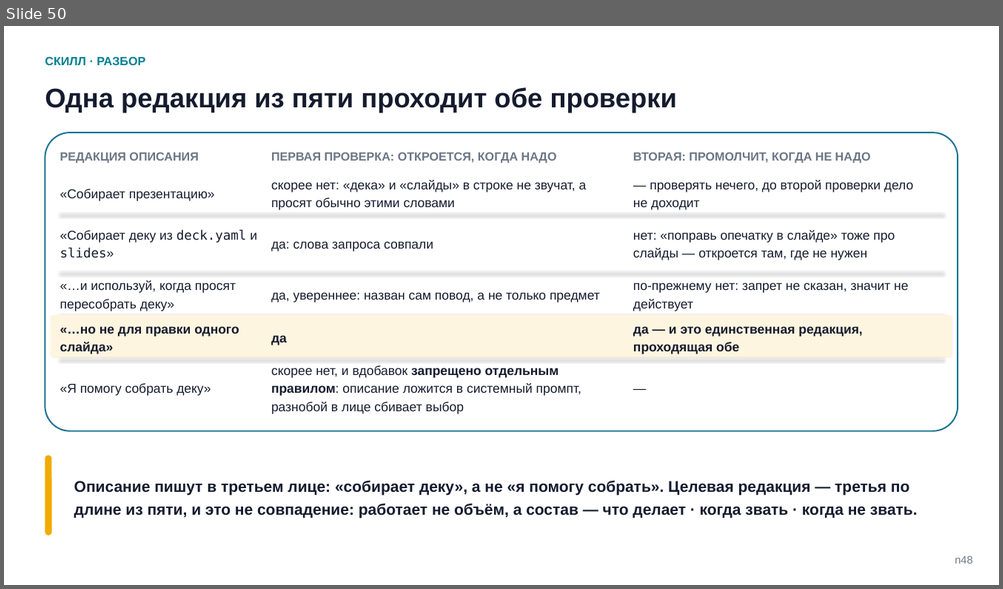
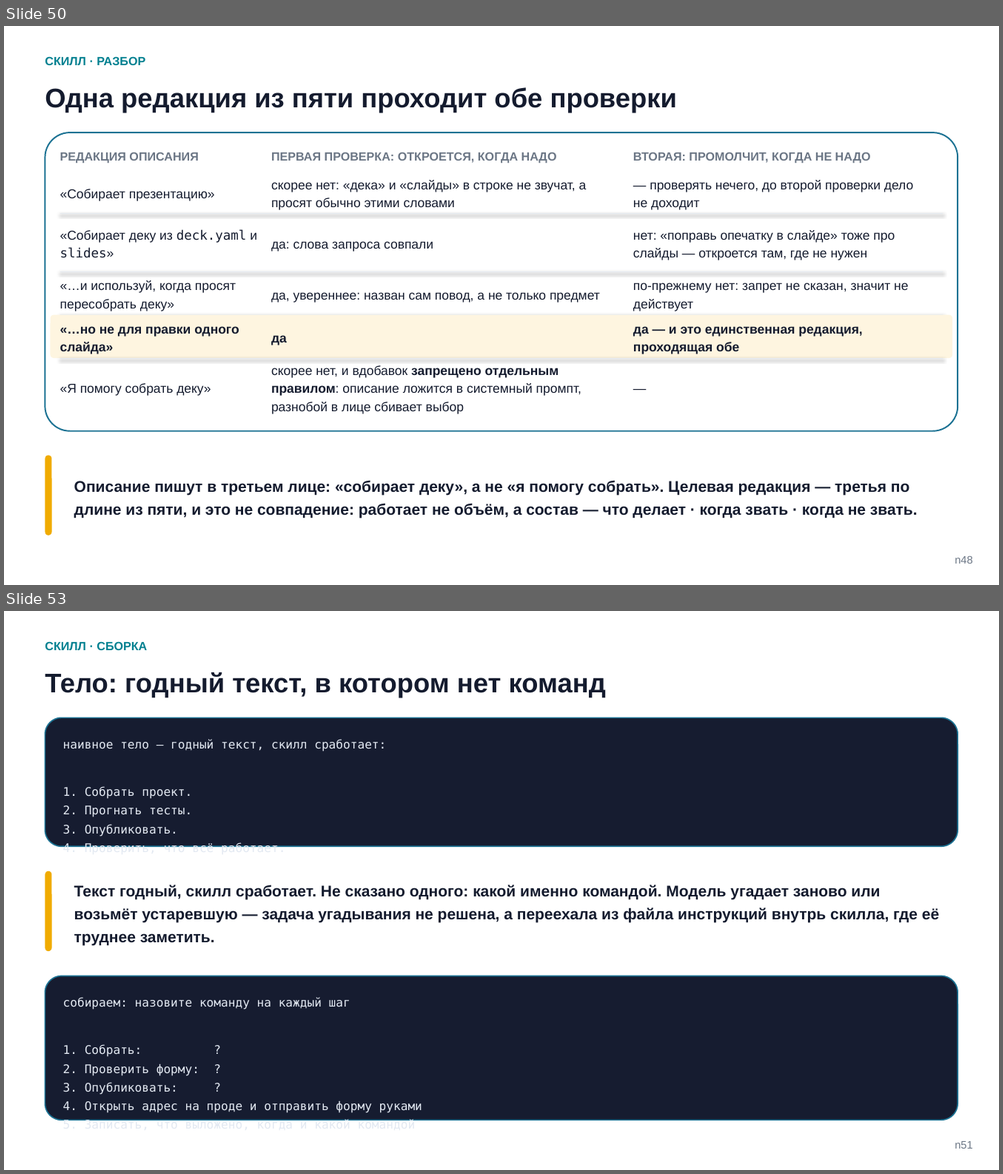
Before and after one commit to tellina-study/AI-usage-lessons, a slide deck: library/seminars/sem-05/rendered/sem-05.pptx. Shown one above the other, each under a label of ours: slide 50 before the commit, slides 50 and 53 after it; the slides between them are not shown. The pictures are 1003x589 and 1003x1174 pixels, drawn with LibreOffice and Linux fonts; fonts in the diff are those of the drawing. Boxes give left, top, right and bottom in pixels: in the first picture for what was removed or moved away, otherwise in the second. Text is boxed around its words. In the diff, an @@ line names an element or a change of style, - is before the commit and + after.

```diff
--- a/library/seminars/sem-05/rendered/sem-05.pptx
+++ b/library/seminars/sem-05/rendered/sem-05.pptx
@@ slide 53 added at (4, 611, 999, 1170), background #FFFFFF @@
@@ text added at (45, 641, 147, 650), 11.5 pt, text #028090, bold @@
+СКИЛЛ · СБОРКА
@@ text added at (45, 672, 606, 698), 26 pt, text #141B2E, bold @@
+Тело: годный текст, в котором нет команд
@@ rounded rectangle added at (45, 718, 958, 847), fill #161C30, outline #1C7293 1.2 pt @@
@@ text added at (63, 739, 386, 847), 11.5 pt, text #E3E9F2 @@
+наивное тело — годный текст, скилл сработает:
+1. Собрать проект.
+2. Прогнать тесты.
+3. Опубликовать.
+4. Проверить, что всё работает.
@@ rounded rectangle added at (45, 871, 52, 951), fill #F0AB00 @@
@@ text added at (74, 885, 939, 946), 15 pt, text #141B2E, bold @@
+Текст годный, скилл сработает. Не сказано одного: какой именно командой. Модель угадает заново или возьмёт устаревшую — задача угадывания не решена, а переехала из файла инструкций внутрь скилла, где её труднее заметить.
@@ rounded rectangle added at (45, 977, 958, 1121), fill #161C30, outline #1C7293 1.2 pt @@
@@ text added at (63, 997, 422, 1121), 11.5 pt, text #E3E9F2 @@
+собираем: назовите команду на каждый шаг
+1. Собрать: ?
+2. Проверить форму: ?
+3. Опубликовать: ?
+4. Открыть адрес на проде и отправить форму руками
+5. Записать, что выложено, когда и какой командой
@@ text added at (954, 1142, 972, 1149), 10.5 pt, text #6B7685 @@
+n51
```
Also in this commit, not shown: 17 slides changed, 1 other slide added, 22 other files.
